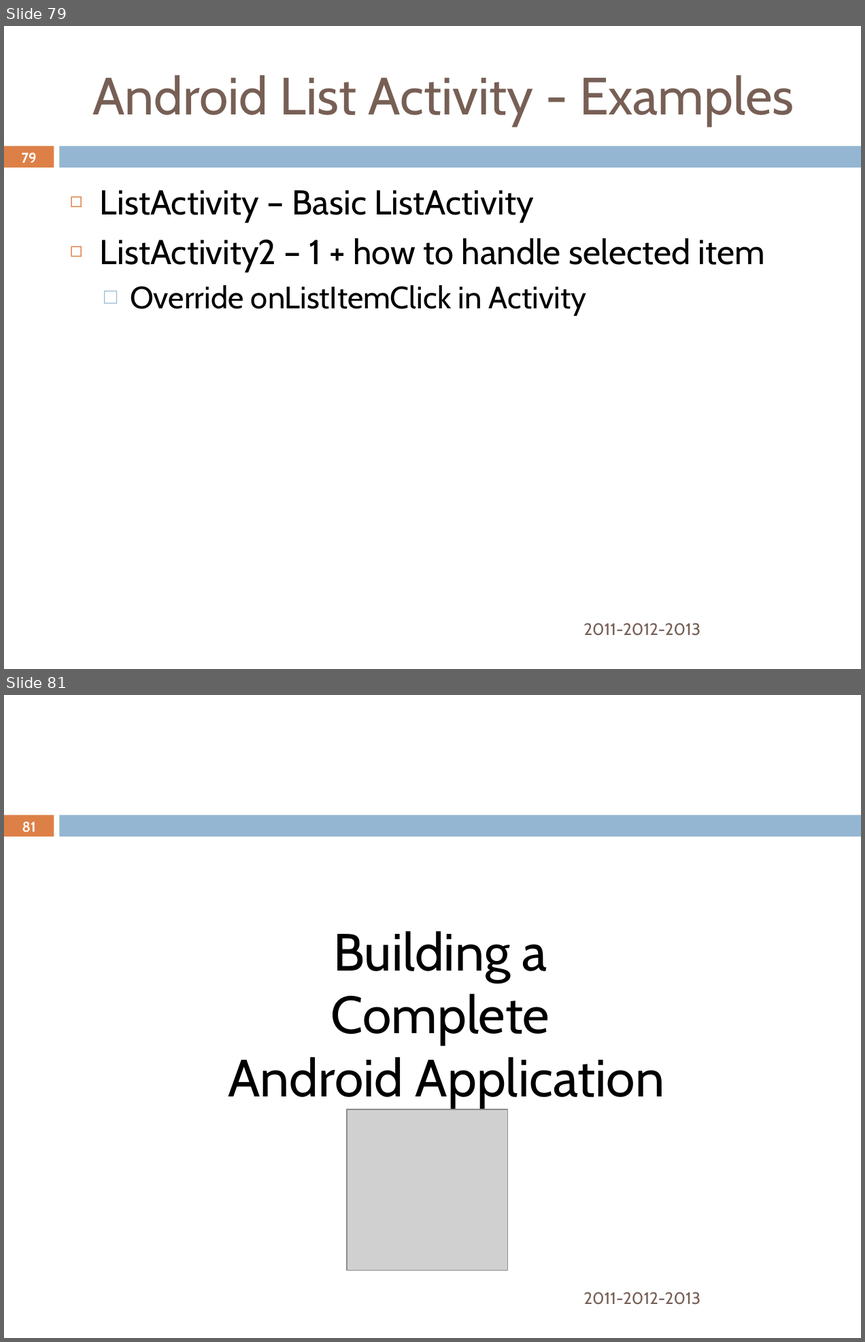
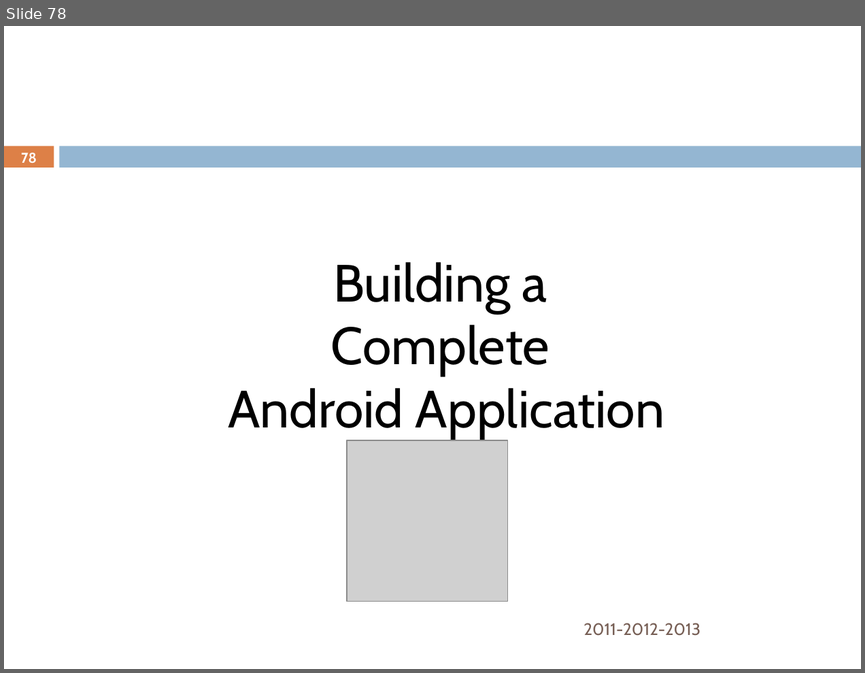
Before and after one commit to rominirani/StudentDevDays-2013-Goa-Android-Workshop, a slide deck: AndroidStudentDevDays-March-2013-MindStormSoftware.pptx. Shown one above the other, each under a label of ours: slides 79 and 81 before the commit, slide 78 after it; the slides between them are not shown. The pictures are 865x1342 and 865x673 pixels, drawn with LibreOffice and Linux fonts; fonts in the diff are those of the drawing; grey boxes stand for pictures; background and template pictures are left out. Boxes give left, top, right and bottom in pixels: in the first picture for what was removed or moved away, otherwise in the second. Text is boxed around its words. In the diff, an @@ line names an element or a change of style, - is before the commit and + after.

```diff
--- a/AndroidStudentDevDays-March-2013-MindStormSoftware.pptx
+++ b/AndroidStudentDevDays-March-2013-MindStormSoftware.pptx
@@ slide 79 removed at [4, 26, 861, 669], background #FFFFFF; not listed: 2 template elements that a slide beside it also shows @@
@@ title removed at [92, 75, 793, 126] @@
-Android List Activity - Examples
@@ page number removed at [22, 152, 37, 163] @@
-79
@@ text removed at [100, 190, 765, 316] @@
-◻ ListActivity – Basic ListActivity
-◻ ListActivity2 – 1 + how to handle selected item
-  □ Override onListItemClick in Activity
@@ text removed at [583, 622, 700, 635] @@
-2011-2012-2013
@@ what was slide 81 is now slide 78 @@
@@ page number at [21, 152, 37, 163]: text changed @@
-81
+78
```
Also in this commit, not shown: 4 slides changed, 3 other slides removed, 4 other files.
